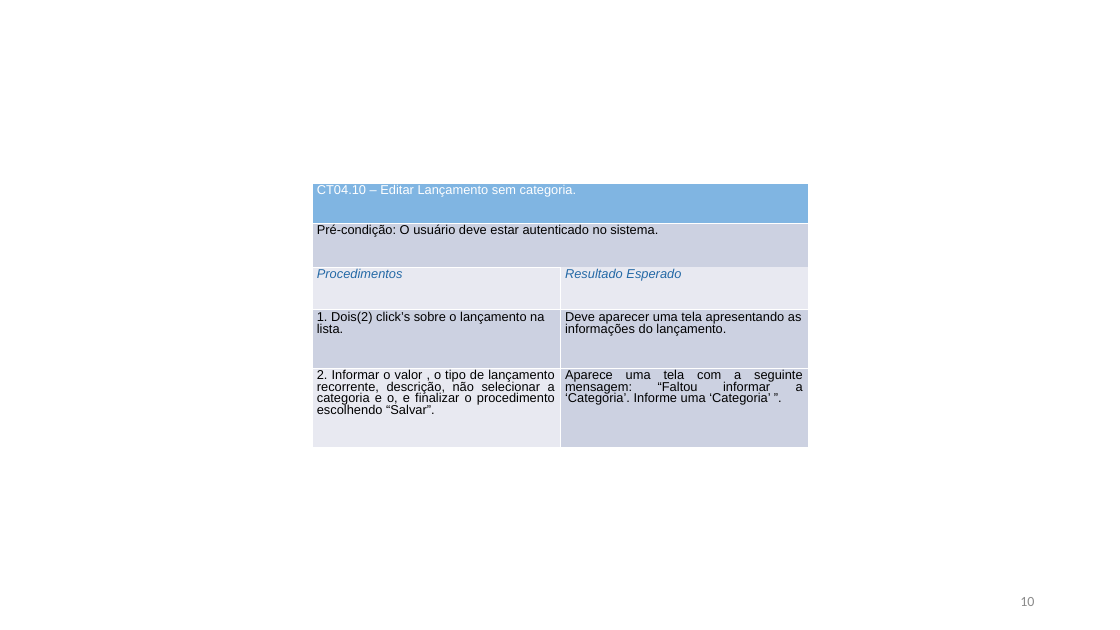
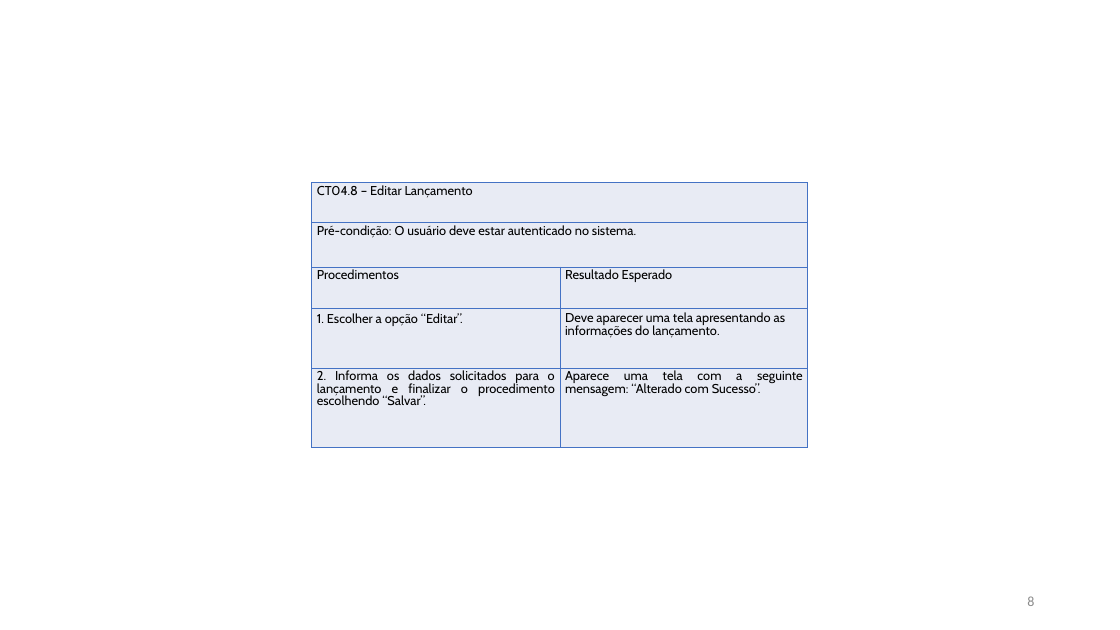
Before and after one commit to evertonschuster/GestaoFinancaPessoal, a slide deck: slide 8 of GestaoFinancaPessoal/GestaoFinancaPessoal/Documentos/Entrega-02/TestesAceitaçãoUS04.pptx (slide 10 before the commit). Drawn at 1120x630 pixels with LibreOffice and Linux fonts; fonts in the diff are those of the drawing. Boxes give left, top, right and bottom in pixels: in the first picture for what was removed or moved away, otherwise in the second. Text is boxed around its words. In the diff, an @@ line names an element or a change of style, - is before the commit and + after.

```diff
--- a/GestaoFinancaPessoal/GestaoFinancaPessoal/Documentos/Entrega-02/TestesAceitaçãoUS04.pptx
+++ b/GestaoFinancaPessoal/GestaoFinancaPessoal/Documentos/Entrega-02/TestesAceitaçãoUS04.pptx
@@ table at [312, 183, 807, 448] @@
-row 1, column 1: CT04.10 – Editar Lançamento sem categoria.
+row 1, column 1: CT04.8 – Editar Lançamento
-row 4, column 1: 1. Dois(2) click’s sobre o lançamento na lista.
+row 4, column 1: 1. Escolher a opção “Editar”.
-row 5, column 1: 2. Informar o valor , o tipo de lançamento recorrente, descrição, não selecionar a categoria e o, e finalizar o procedimento escolhendo “Salvar”.
+row 5, column 1: 2. Informa os dados solicitados para o lançamento e finalizar o procedimento escolhendo “Salvar”.
-row 5, column 2: Aparece uma tela com a seguinte mensagem: “Faltou informar a ‘Categoria’. Informe uma ‘Categoria’ ”.
+row 5, column 2: Aparece uma tela com a seguinte mensagem: “Alterado com Sucesso”.
@@ fill #80B5E2 to #E9EBF5 in row 1, column 1 @@
@@ fill #CCD1E1 to #E9EBF5 in 4 cells @@
@@ fill #E8E9F1 to #E9EBF5 in 3 cells @@
@@ font Arial to Cabin in "Pré-condição: O usuário deve estar autenticado no ...", "Procedimentos", "Resultado Esperado", "Deve aparecer uma tela apresentando as informações ..." @@
@@ text colour #2469A6 to #000000, italic off in "Procedimentos", "Resultado Esperado" @@
@@ borders changed @@
@@ page number at [1027, 596, 1034, 606]: text changed @@
-10
+8
```
Also in this commit, not shown: 7 other slides changed, 7 slides removed, 4 other files.
